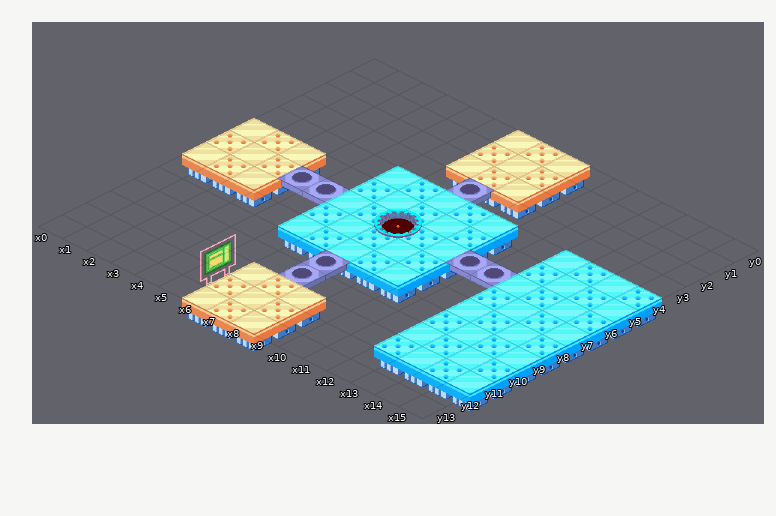
Tiled map, stored at areas/scilabsqr.tmx. Above, as it was before the edit.
Cells are 64x32 px. Isometric: x runs down to the right, y down to the left. Shown: x 0..15, y 0..13.
New version:
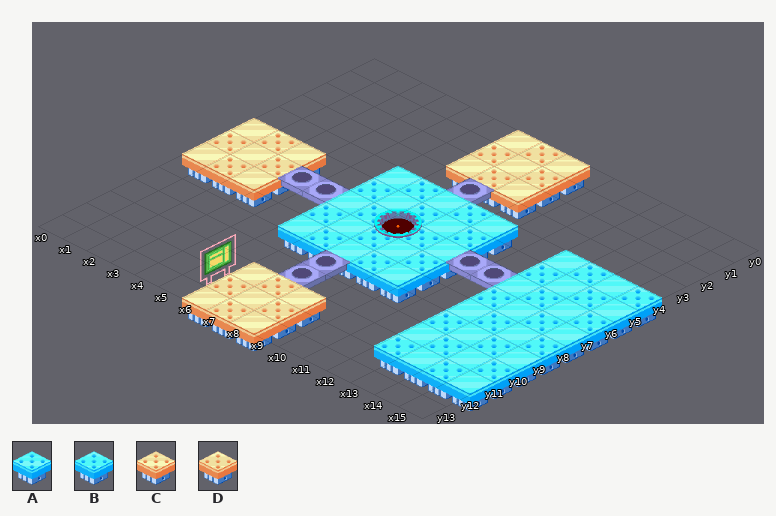
Key: from "BN3 square custom": A 29, B 33, C 43, D 47.
_ is an empty cell.
Tiles replaced or removed in this view: A, C.
Edits made:
Changed rows in their new state; . is an unchanged cell.
Layer "Floor":
first column x 0:
 0 .......D........
 1 ......D.D.......
 2 .......D........
 4 ......B.B....B.B
 5 .D...B.B.B..B.B.
 6 D.D...B.B....B.B
 7 .D...B.B.B..B.B.
 8 ......B.B....B.B
 9 ............B.B.
10 .............B.B
11 .......D....B.B.
12 ......D.D.......
13 .......D........
Pixel boxes of the changes (left, top, right, bottom) in both pictures:
changed: (207, 131, 661, 378)
